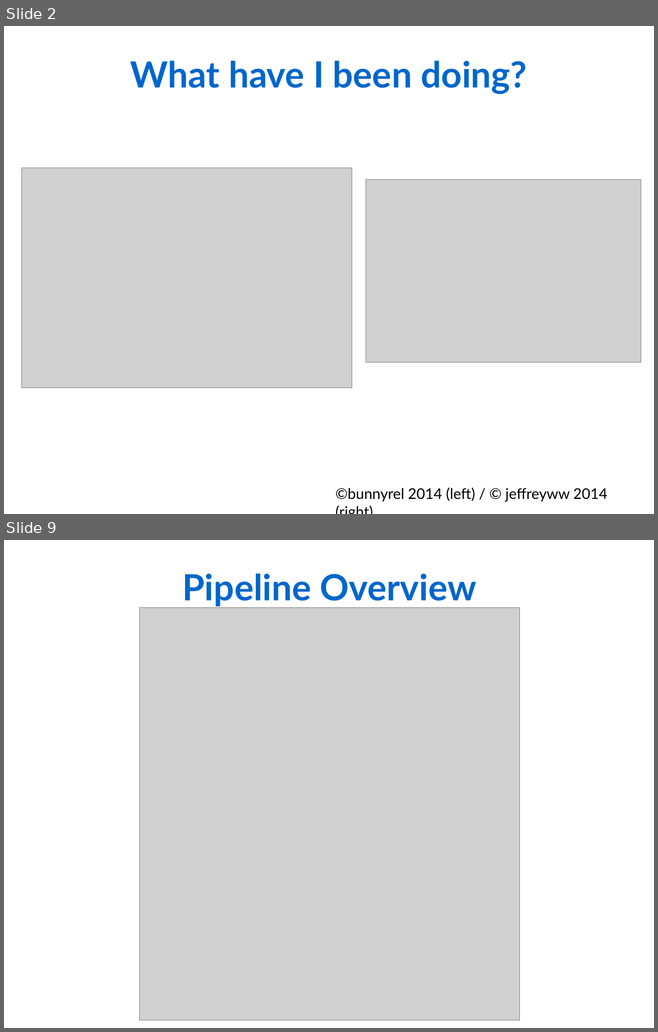
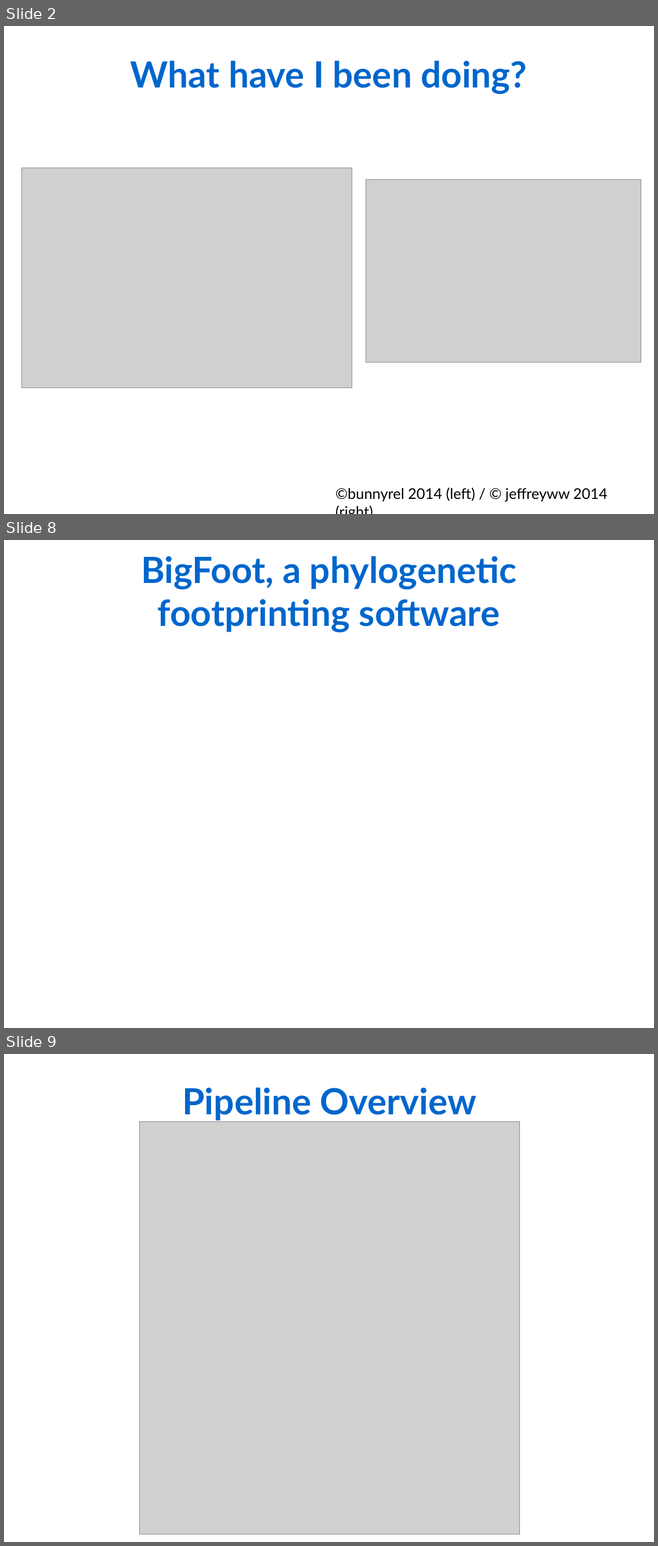
Before and after one commit to Rekyt/lynchlabpresentation2014, a slide deck: LabMeetingPresentation.odp. Shown one above the other, each under a label of ours: slides 2 and 9 before the commit, slides 2, 8 and 9 after it; the slides between them are not shown. The pictures are 658x1032 and 658x1546 pixels, drawn with LibreOffice and Linux fonts; fonts in the diff are those of the drawing; grey boxes stand for pictures. Boxes give left, top, right and bottom in pixels: in the first picture for what was removed or moved away, otherwise in the second. Text is boxed around its words. In the diff, an @@ line names an element or a change of style, - is before the commit and + after.

Commit message:
Added a slide on Phylogenetic footprinting

```diff
--- a/LabMeetingPresentation.odp
+++ b/LabMeetingPresentation.odp
@@ slide 8 added at (4, 540, 654, 1028), background #FFFFFF @@
@@ text added at (141, 556, 516, 633), 44 pt, text #0066CC, bold @@
+BigFoot, a phylogenetic footprinting software
```
Also in this commit, not shown: 5 slides changed, 1 other slide added, 2 slides removed.
